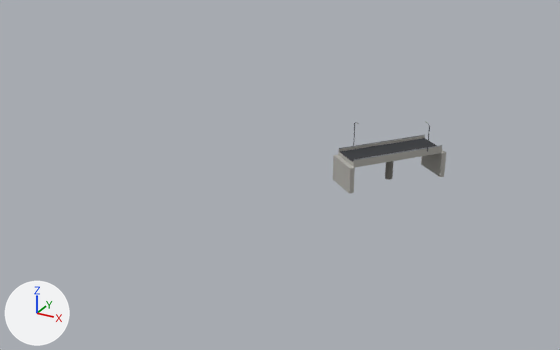
The glTF model scenery-edmonton-bridges/PackageSources/modelLib/br_n258_grierson/br_n258_grierson.gltf as it was, and as the next commit left it.
The view is the same before and after, from a camera (50 mm lens) standing at (87.8, -235.9, 116.9) and looking at (-25.1, -30.5, 14.2). Lighting does not change. The marker at lower left points along +X, +Y and +Z. The older version comes first. Vertices at exactly the same position are counted once.

The scene before the commit, as lines of its bpy script (objects in view):
```python
me_br_n258_grierson = bpy.data.meshes.new('br_n258_grierson')
me_br_n258_grierson.from_pydata(...)  # 164 vertices, 288 faces; spans x -15.7..17.6, y -17.3..19.8, z 6.4..27.2
me_br_n258_grierson.materials.append(mat_bridge_palette)  # picture img_bridge_palette_png
ob_br_n258_grierson = bpy.data.objects.new('br_n258_grierson', me_br_n258_grierson)
ob_br_n258_grierson.location = (0.0, 0.0, 0.0)
```
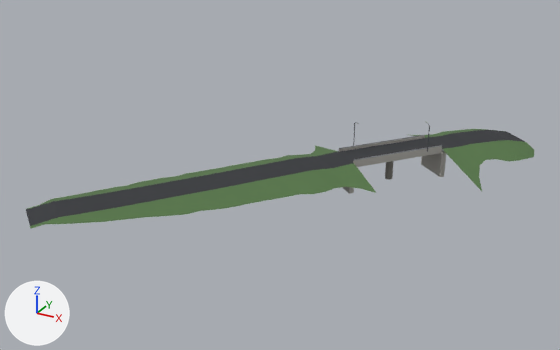
Pixel boxes [x1, y1, x2, y2] of what changed, in the pictures (560 x 350 px):
'br_n258_grierson', reshaped (346% wider, 47% taller): before [333, 121, 446, 194]; after [26, 121, 534, 229]
part 1 of me_br_n258_grierson, added: after [26, 129, 534, 229]

The change, as a list of edits to the scene's bpy script:
```text
Change me_br_n258_grierson:
    used by ob_br_n258_grierson; location = (0.0, 0.0, 0.0)
    remove me_br_n258_grierson.from_pydata(...)  # 164 vertices, 288 faces; spans x -15.7..17.6, y -17.3..19.8, z 6.4..27.2
    add me_br_n258_grierson.from_pydata(...)  # 308 vertices, 498 faces; spans x -80.3..44.1, y -97.6..46.8, z 6.4..27.2
    me_br_n258_grierson part 1
    116 vertices are added at x -80.3..44.1, y -97.6..46.8, z 10.9..17.0
    20 new vertices lie (9.0, -7.2, 0.0) away from vertices in x -79.3..12.2, y -89.6..24.4, z 14.2..16.8
    8 new vertices lie (8.9, -7.2, 0.0) away from vertices in x -34.2..-16.7, y -33.5..-11.6, z 16.5..16.9
    210 new faces join them
```
